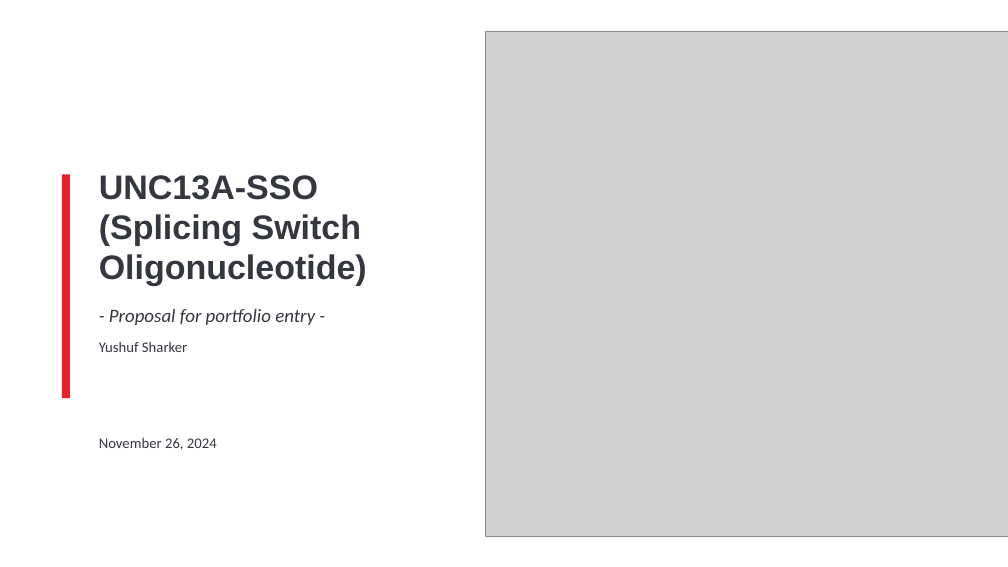
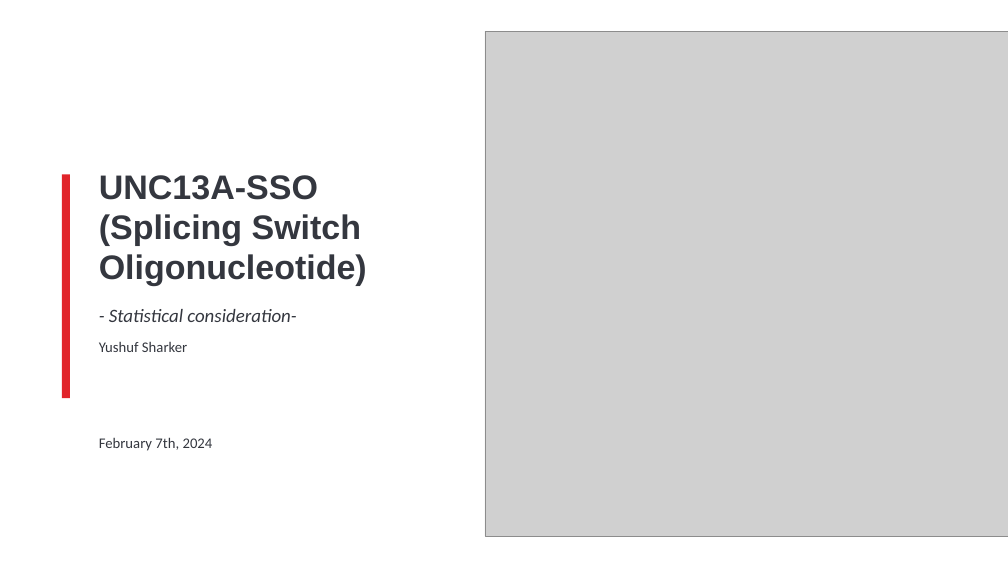
Before and after one commit to YushufSharker/ALS, a slide deck: slide 1 of OutputDocuments/ALS_Slide_deck_STAT.pptx. Drawn at 1008x567 pixels with LibreOffice and Linux fonts; fonts in the diff are those of the drawing; grey boxes stand for pictures; background and template pictures are left out. Boxes give left, top, right and bottom in pixels: in the first picture for what was removed or moved away, otherwise in the second. Text is boxed around its words. In the diff, an @@ line names an element or a change of style, - is before the commit and + after.

```diff
--- a/OutputDocuments/ALS_Slide_deck_STAT.pptx
+++ b/OutputDocuments/ALS_Slide_deck_STAT.pptx
@@ title at (99, 175, 367, 322): text changed @@
-UNC13A-SSO
-(Splicing Switch Oligonucleotide)
-- Proposal for portfolio entry -
+UNC13A-SSO
+(Splicing Switch Oligonucleotide)
+- Statistical consideration-
@@ text at (99, 437, 213, 451): text changed @@
-November 26, 2024
+February 7th, 2024
```
Also in this commit, not shown: 7 other slides changed, 6 slides added, 13 slides removed, 2 other files.
